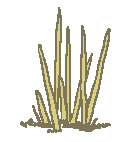
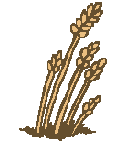
The second 138 x 142 image is a revision of the first. Changes to its layers:
added layer "wheat" above "grass" over <box>19,2,107,141</box>
hid "grass" over <box>20,7,111,133</box>
